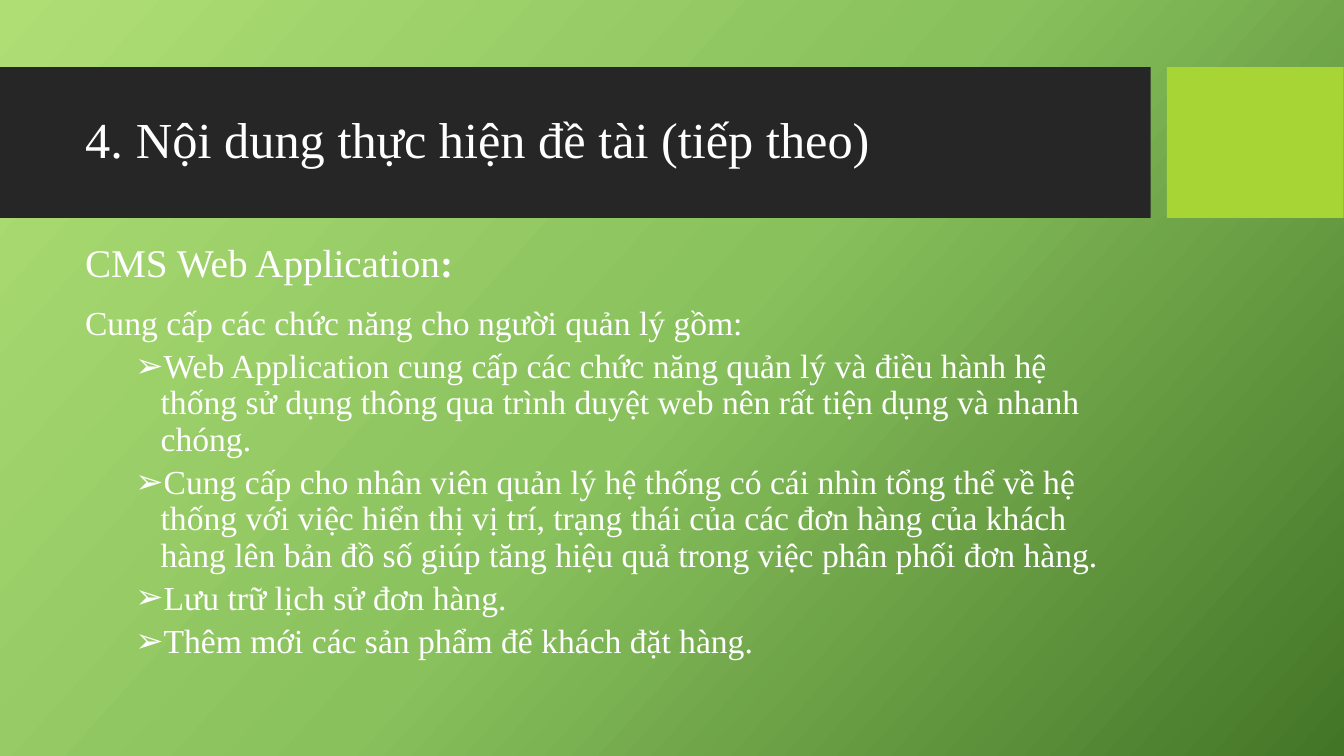
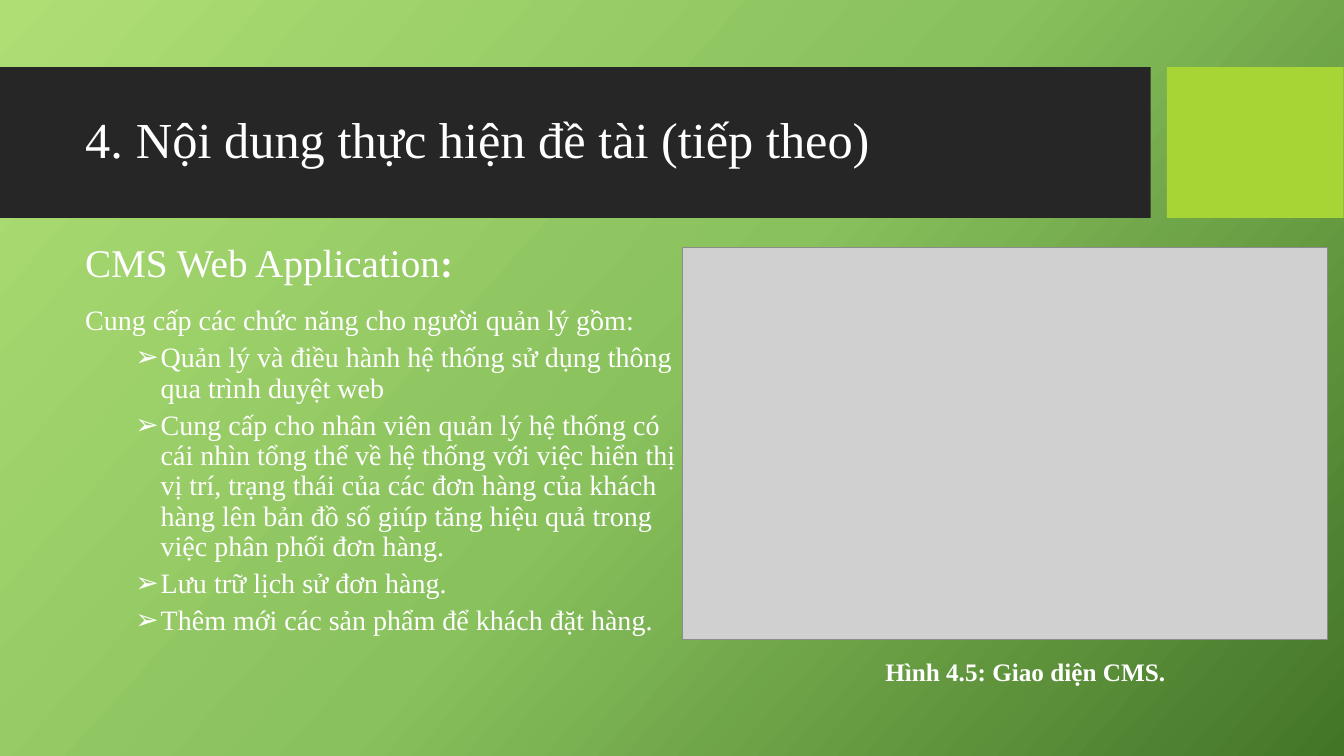
Before and after one commit to mrbadao/ordersys, a slide deck: slide 15 of 04_Documents/10520490_Khoa_Luan_Tot_Nghiep.pptx. Drawn at 1344x756 pixels with LibreOffice and Linux fonts; fonts in the diff are those of the drawing; grey boxes stand for pictures; background and template pictures are left out. Boxes give left, top, right and bottom in pixels: in the first picture for what was removed or moved away, otherwise in the second. Text is boxed around its words. In the diff, an @@ line names an element or a change of style, - is before the commit and + after.

```diff
--- a/04_Documents/10520490_Khoa_Luan_Tot_Nghiep.pptx
+++ b/04_Documents/10520490_Khoa_Luan_Tot_Nghiep.pptx
@@ picture added at box(683, 248, 1328, 640) @@
@@ text at box(85, 309, 676, 636): size 24 to 20 pt in "Cung cấp các chức năng cho người ...", "Cung cấp cho nhân viên quản lý ...", "Lưu trữ lịch sử đơn hàng.", "Thêm mới các sản phẩm để khách ..." @@
@@ text at box(161, 346, 672, 403): text changed; size 24 to 20 pt @@
-  ➢ Web Application cung cấp các chức năng quản lý và điều hành hệ thống sử dụng thông qua trình duyệt web nên rất tiện dụng và nhanh chóng.
+  ➢ Quản lý và điều hành hệ thống sử dụng thông qua trình duyệt web
@@ text added at box(885, 663, 1165, 686), 18 pt, text #FFFFFF, bold @@
+Hình 4.5: Giao diện CMS.
```
Also in this commit, not shown: 3 other slides changed, 2 slides removed.
